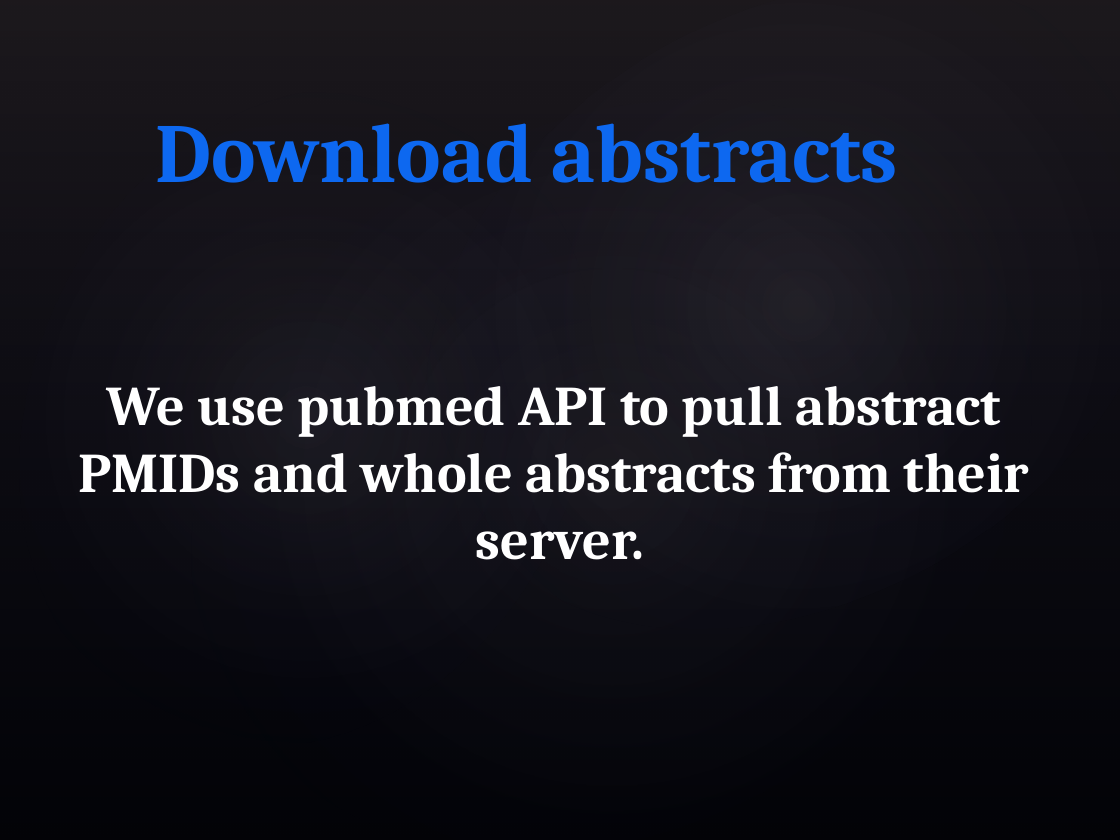
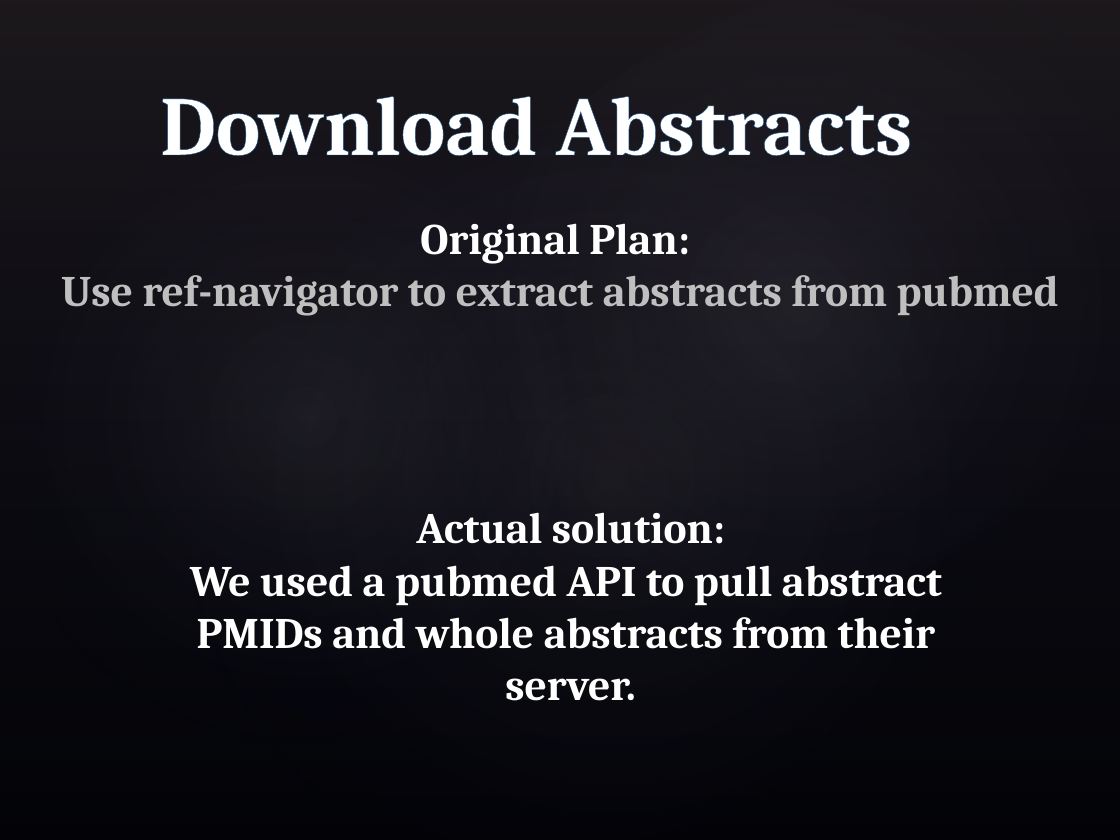
Before and after one commit to philloooo/stringAlgo-project, a slide deck: slide 7 of workflow.pptx (slide 4 before the commit). Drawn at 1120x840 pixels with LibreOffice and Linux fonts; fonts in the diff are those of the drawing; background and template pictures are left out. Boxes give left, top, right and bottom in pixels: in the first picture for what was removed or moved away, otherwise in the second. Text is boxed around its words. In the diff, an @@ line names an element or a change of style, - is before the commit and + after.

```diff
--- a/workflow.pptx
+++ b/workflow.pptx
@@ text at [160,96,912,156]: text changed; text colour gradient #7DAAFF to #0D69F1 to #005EBC to #FFFFFF @@
-Download abstracts
+Download Abstracts
@@ text added at [61,223,1059,316], 28 pt, text #BFBFBF, bold @@
+Original Plan:
+Use ref-navigator to extract abstracts from pubmed
@@ text "Actual solution:": place and size @@
-text "Actual solution:" at [78,386,1029,560]
+text "Actual solution:" at [190,512,942,701]
@@ text at [190,512,942,606]: text changed; size 36 to 28 pt @@
-We use pubmed API to pull abstract
+Actual solution:
+We used a pubmed API to pull abstract
@@ text at [197,617,935,701]: size 36 to 28 pt in "PMIDs and whole abstracts from their", "server." @@
```
Also in this commit, not shown: 3 other slides changed, 6 slides added, 1 slide removed, 36 other files.
